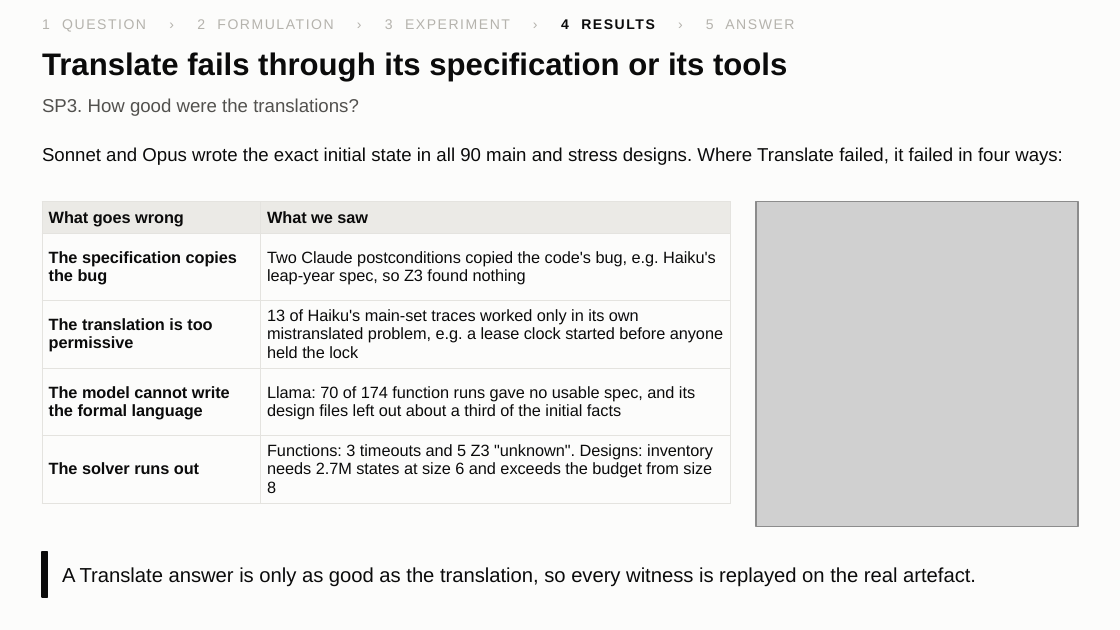
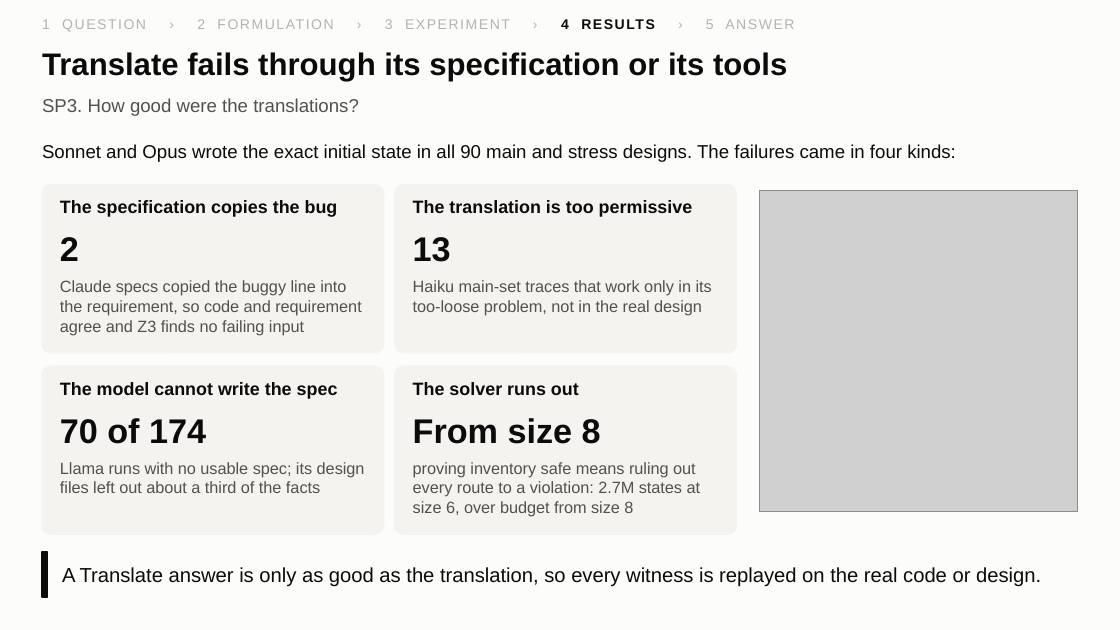
Before and after one commit to yxshrk/System-Failure-Detector, a slide deck: slide 15 of results/figures/slides/premortem_slides.pptx. Drawn at 1120x630 pixels with LibreOffice and Linux fonts; fonts in the diff are those of the drawing; grey boxes stand for pictures. Boxes give left, top, right and bottom in pixels: in the first picture for what was removed or moved away, otherwise in the second. Text is boxed around its words. In the diff, an @@ line names an element or a change of style, - is before the commit and + after.

```diff
--- a/results/figures/slides/premortem_slides.pptx
+++ b/results/figures/slides/premortem_slides.pptx
@@ text at [42, 144, 956, 162]: text changed @@
-Sonnet and Opus wrote the exact initial state in all 90 main and stress designs. Where Translate failed, it failed in four ways:
+Sonnet and Opus wrote the exact initial state in all 90 main and stress designs. The failures came in four kinds:
@@ table removed at [43, 202, 731, 497], 5 rows, 2 columns @@
-What goes wrong | What we saw
-The specification copies the bug | Two Claude postconditions copied the code's bug, e.g. Haiku's leap-year spec, so Z3 found nothing
-The translation is too permissive | 13 of Haiku's main-set traces worked only in its own mistranslated problem, e.g. a lease clock started before anyone held the lock
-The model cannot write the formal language | Llama: 70 of 174 function runs gave no usable spec, and its design files left out about a third of the initial facts
-The solver runs out | Functions: 3 timeouts and 5 Z3 "unknown". Designs: inventory needs 2.7M states at size 6 and exceeds the budget from size 8
@@ rounded rectangle added at [43, 185, 384, 353], fill #F4F3F0, outline #F4F3F0 1 pt @@
@@ text added at [60, 200, 338, 217], 11.5 pt, text #0B0B0B, bold @@
+The specification copies the bug
@@ rounded rectangle added at [394, 185, 736, 353], fill #F4F3F0, outline #F4F3F0 1 pt @@
@@ text added at [413, 200, 693, 217], 11.5 pt, text #0B0B0B, bold @@
+The translation is too permissive
@@ picture: place and size @@
-picture at [756, 202, 1079, 526]
+picture at [759, 190, 1079, 512]
@@ text added at [60, 237, 79, 261], 22 pt, text #0B0B0B, bold @@
+2
@@ text added at [413, 237, 451, 262], 22 pt, text #0B0B0B, bold @@
+13
@@ text added at [60, 280, 362, 335], 10.5 pt, text #52514E @@
+Claude specs copied the buggy line into the requirement, so code and requirement agree and Z3 finds no failing input
@@ text added at [413, 280, 712, 316], 10.5 pt, text #52514E @@
+Haiku main-set traces that work only in its too-loose problem, not in the real design
@@ rounded rectangle added at [43, 366, 384, 534], fill #F4F3F0, outline #F4F3F0 1 pt @@
@@ text added at [60, 382, 338, 399], 11.5 pt, text #0B0B0B, bold @@
+The model cannot write the spec
@@ rounded rectangle added at [394, 366, 736, 534], fill #F4F3F0, outline #F4F3F0 1 pt @@
@@ text added at [413, 382, 579, 395], 11.5 pt, text #0B0B0B, bold @@
+The solver runs out
@@ text added at [60, 418, 206, 444], 22 pt, text #0B0B0B, bold @@
+70 of 174
@@ text added at [413, 418, 601, 444], 22 pt, text #0B0B0B, bold @@
+From size 8
@@ text added at [60, 462, 365, 493], 10.5 pt, text #52514E @@
+Llama runs with no usable spec; its design files left out about a third of the facts
@@ text added at [413, 462, 701, 517], 10.5 pt, text #52514E @@
+proving inventory safe means ruling out every route to a violation: 2.7M states at size 6, over budget from size 8
@@ text at [62, 567, 1041, 587]: text changed @@
-A Translate answer is only as good as the translation, so every witness is replayed on the real artefact.
+A Translate answer is only as good as the translation, so every witness is replayed on the real code or design.
```
Also in this commit, not shown: 5 other slides changed, 12 other files.
